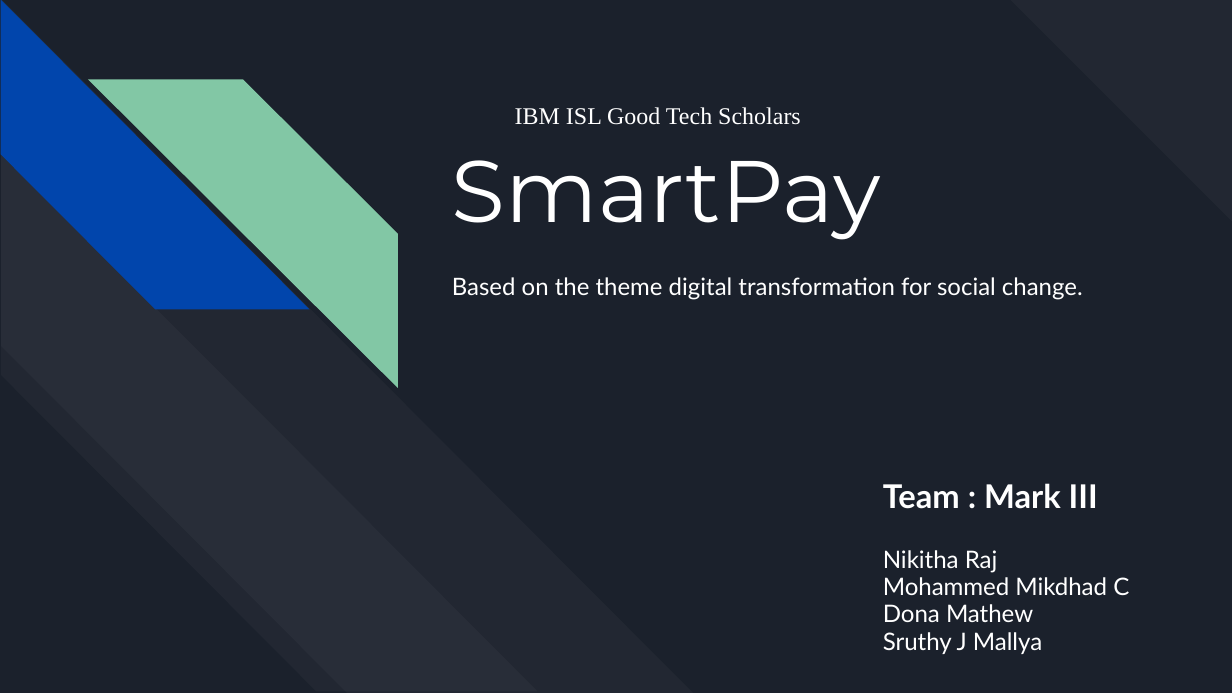
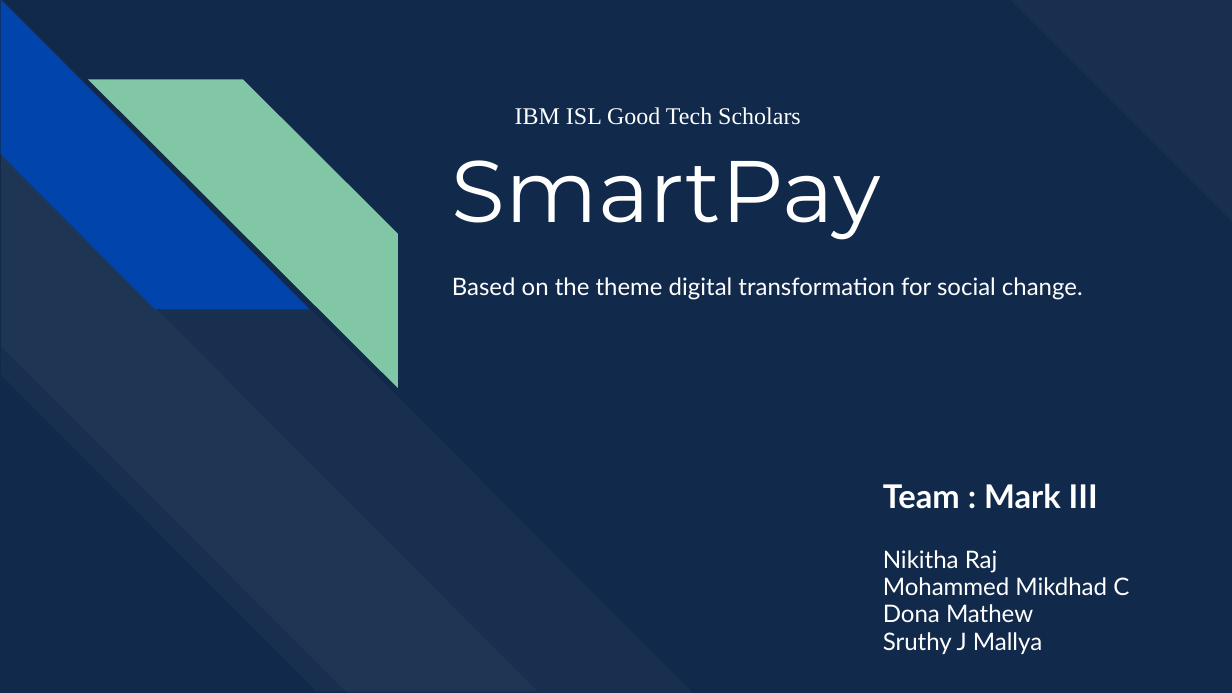
Before and after one commit to NikithaRajS/2021_IBM_Code_Challenge_SmartPay, a slide deck: slide 1 of presentation/IBM_ISL_Presentation_Mark III_SmartPay.pptx. Drawn at 1232x693 pixels with LibreOffice and Linux fonts; fonts in the diff are those of the drawing. Boxes give left, top, right and bottom in pixels: in the first picture for what was removed or moved away, otherwise in the second. Text is boxed around its words. In the diff, an @@ line names an element or a change of style, - is before the commit and + after.

```diff
--- a/presentation/IBM_ISL_Presentation_Mark III_SmartPay.pptx
+++ b/presentation/IBM_ISL_Presentation_Mark III_SmartPay.pptx
@@ background #1B212C to #11294A @@
```
Also in this commit, not shown: 7 other slides changed, 1 slide added.
